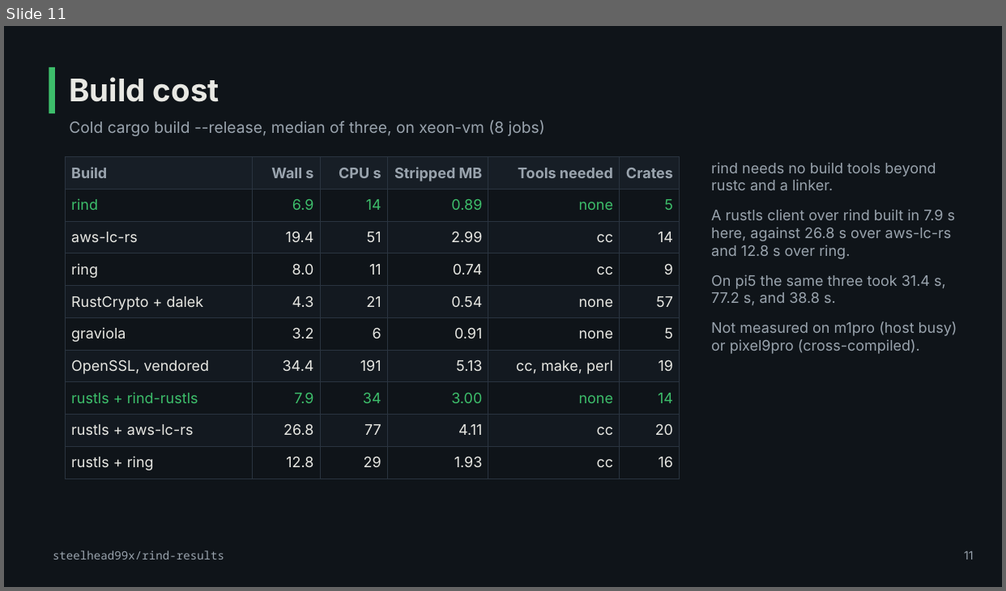
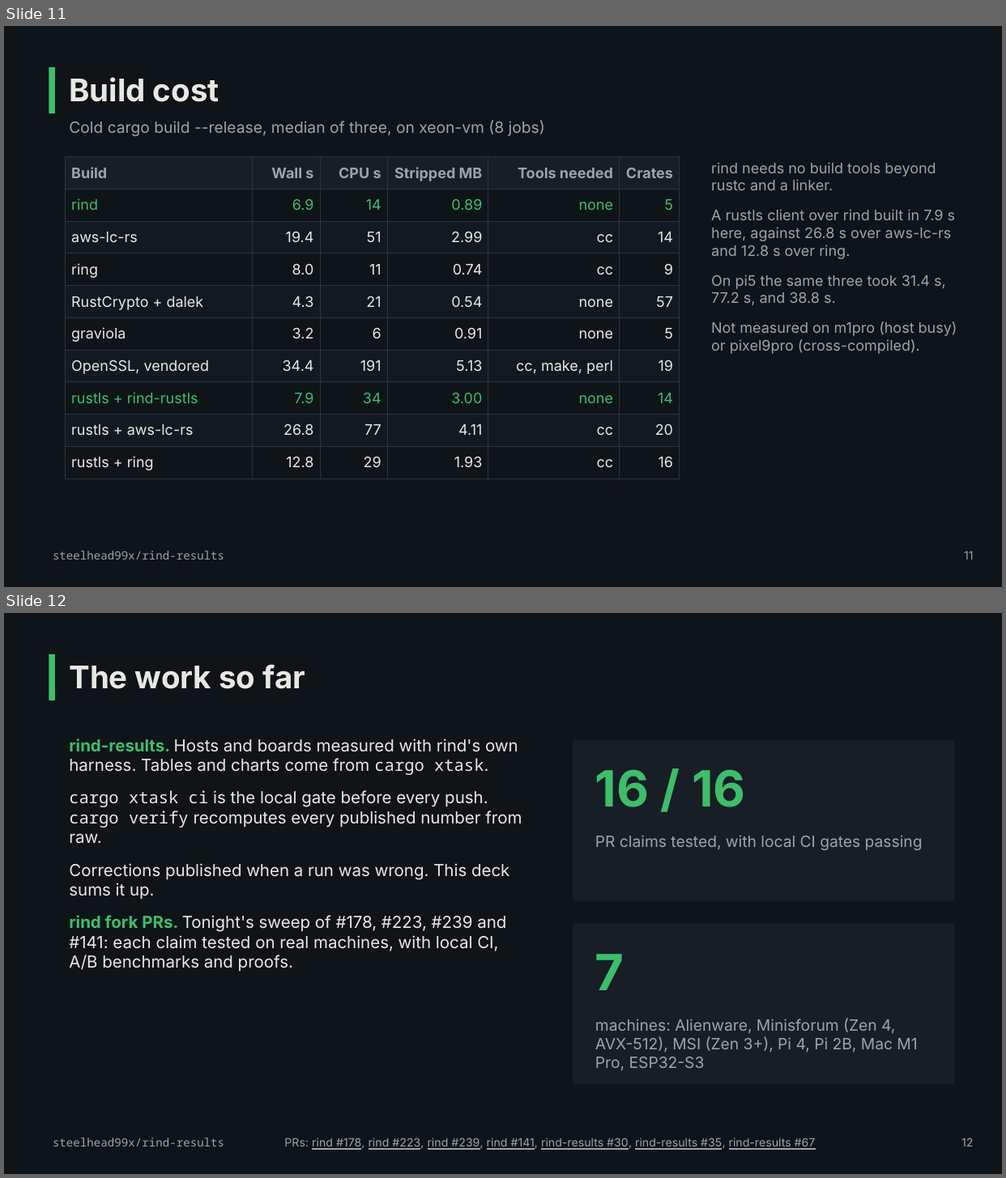
Before and after one commit to steelhead99x/rind-results, a slide deck: presentations/rind-benchmarks/rind-results-deck.pptx. Shown one above the other, each under a label of ours: slide 11 before the commit, slides 11 and 12 after it. The pictures are 1006x591 and 1006x1178 pixels, drawn with LibreOffice and Linux fonts; fonts in the diff are those of the drawing. Boxes give left, top, right and bottom in pixels: in the first picture for what was removed or moved away, otherwise in the second. Text is boxed around its words. In the diff, an @@ line names an element or a change of style, - is before the commit and + after.

Commit message:
docs(presentations): add work-so-far and scale slides to the benchmark deck

```diff
--- a/presentations/rind-benchmarks/rind-results-deck.pptx
+++ b/presentations/rind-benchmarks/rind-results-deck.pptx
@@ slide 12 added at <box>4,613,1002,1174</box>, background #0F1419 @@
@@ rectangle added at <box>49,654,55,700</box>, fill #3DBE6B @@
@@ text added at <box>69,664,306,689</box>, 30 pt, text #E8E8E3, bold @@
+The work so far
@@ text added at <box>69,739,522,971</box>, 16 pt, text #E8E8E3 @@
+rind-results. Hosts and boards measured with rind's own harness. Tables and charts come from cargo xtask.
+cargo xtask ci is the local gate before every push. cargo verify recomputes every published number from raw.
+Corrections published when a run was wrong. This deck sums it up.
+rind fork PRs. Tonight's sweep of #178, #223, #239 and #141: each claim tested on real machines, with local CI, A/B benchmarks and proofs.
@@ rectangle added at <box>573,740,955,901</box>, fill #171E26 @@
@@ text added at <box>595,769,746,807</box>, 48 pt, text #3DBE6B, bold @@
+16 / 16
@@ text added at <box>595,835,923,850</box>, 15 pt, text #9AA4AE @@
+PR claims tested, with local CI gates passing
@@ rectangle added at <box>573,924,955,1084</box>, fill #171E26 @@
@@ text added at <box>595,954,624,990</box>, 48 pt, text #3DBE6B, bold @@
+7
@@ text added at <box>595,1018,917,1071</box>, 15 pt, text #9AA4AE @@
+machines: Alienware, Minisforum (Zen 4, AVX-512), MSI (Zen 3+), Pi 4, Pi 2B, Mac M1 Pro, ESP32-S3
@@ text added at <box>53,1138,224,1147</box>, 11 pt, text #9AA4AE @@
+steelhead99x/rind-results
@@ text added at <box>284,1138,816,1149</box>, 11 pt, text #9AA4AE, underline @@
+PRs: rind #178, rind #223, rind #239, rind #141, rind-results #30, rind-results #35, rind-results #67
@@ text added at <box>961,1138,973,1147</box>, 11 pt, text #9AA4AE @@
+12
```
Also in this commit, not shown: 2 slides changed, 1 other slide added, 6 other files.
